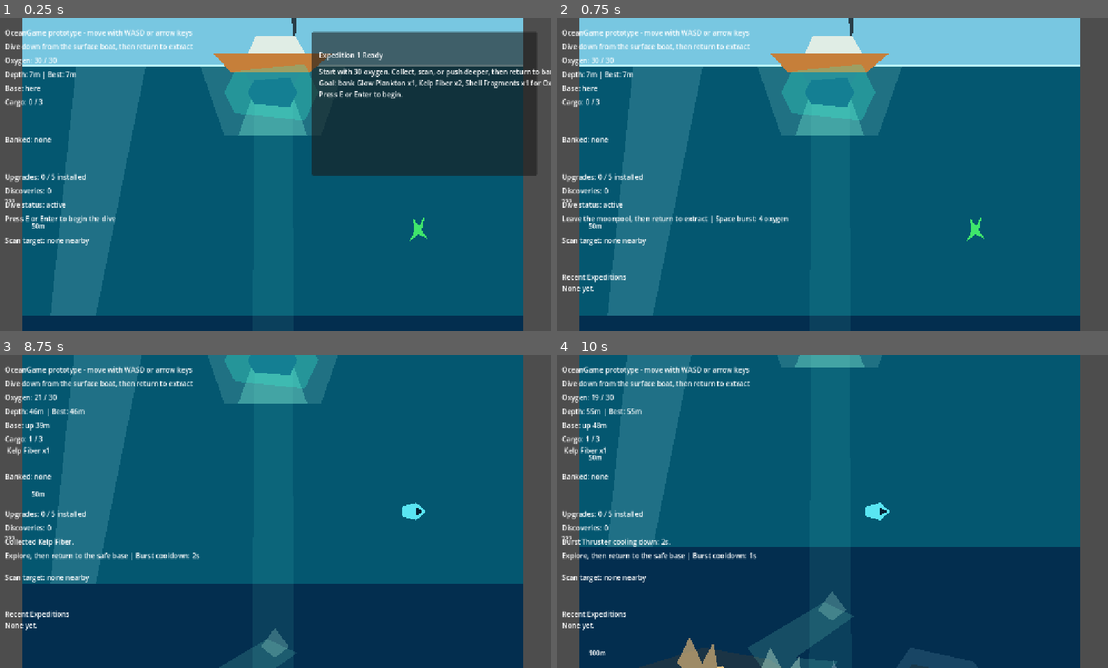
Above: before the commit, frames 1-4 (two rows, left to right).
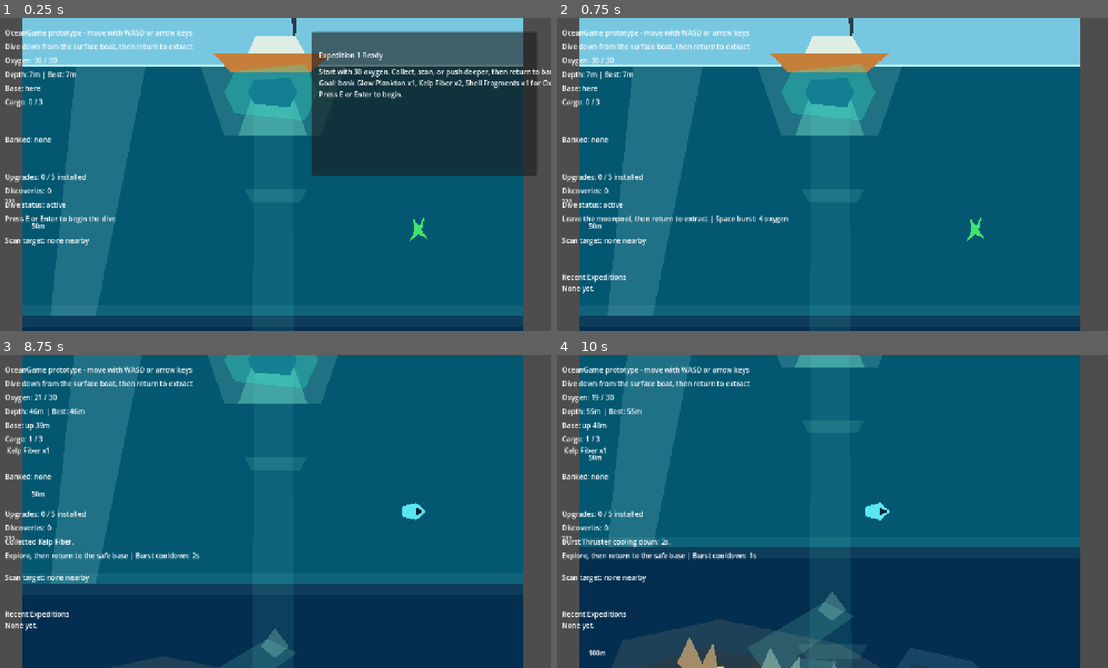
Above: after the commit, the same moments.

Repository: joeypshell/OceanGame
Game: Godot game, scene res://scenes/Main.tscn
Same seed, same stepped clock (60 frames per second), same inputs: the game is played once before the commit and once after it.
Inputs:
- Up to frame 1 (0.25 s): no input
- Up to frame 2 (0.75 s): tap E (interact) at 0.5, 0.6 s; hold D (move_right) from 0.53 s (still down)
- Up to frame 3 (8.75 s): release D (move_right) at 1.28 s; hold S (move_down) 1.28-2.03 s; tap F (scan) every 1.5 s from 1.35 to 7.35 s; hold D (move_right) 2.03-2.78 s; tap E (interact) every 1.5 s from 2.1 to 8.1 s; hold Space (burst_thruster) 2.78-3.53 s; tap R (restart_dive) at 3.5 s; hold A (move_left) 3.53-5.03 s; hold S (move_down) 5.03-5.78 s; hold D (move_right) 5.78-6.53 s; hold Space (burst_thruster) 6.53-7.28 s; hold D (move_right) 7.28-8.03 s; hold S (move_down) from 8.03 s (still down)
- Up to frame 4 (10 s): release S (move_down) at 8.78 s; hold A (move_left) 8.78-9.53 s; tap F (scan) at 8.85 s; hold Space (burst_thruster) from 9.53 s (still down); tap E (interact) at 9.6 s

The runs differ from the first frame. In frame 3, 0.4% of the frame differs, in the area x 20-40%, y 96-100%; in frame 4, 3.0%, in the area x 9-59%, y 84-100%.

Commit message:
Resolve #90 Depth band readability pass

Diff:
--- a/scenes/Main.tscn
+++ b/scenes/Main.tscn
@@ -45,6 +45,18 @@
 offset_bottom = 2320.0
 color = Color(0.006, 0.055, 0.13, 1)
 
+[node name="ShallowMidwaterTransition" type="ColorRect" parent="."]
+offset_top = 736.0
+offset_right = 1280.0
+offset_bottom = 790.0
+color = Color(0.58, 0.9, 0.92, 0.08)
+
+[node name="MidwaterDeepTransition" type="ColorRect" parent="."]
+offset_top = 1430.0
+offset_right = 1280.0
+offset_bottom = 1494.0
+color = Color(0.24, 0.42, 0.74, 0.12)
+
 [node name="SurfaceLine" type="ColorRect" parent="."]
 offset_top = 118.0
 offset_right = 1280.0
@@ -55,6 +67,18 @@
 color = Color(0.38, 1, 0.9, 0.09)
 polygon = PackedVector2Array(594, 124, 690, 124, 704, 2320, 578, 2320)
 
+[node name="BaseReturnRibShallow" type="Polygon2D" parent="."]
+color = Color(0.62, 1, 0.9, 0.12)
+polygon = PackedVector2Array(568, 438, 728, 438, 710, 470, 586, 470)
+
+[node name="BaseReturnRibMidwater" type="Polygon2D" parent="."]
+color = Color(0.62, 1, 0.9, 0.1)
+polygon = PackedVector2Array(558, 1010, 738, 1010, 716, 1046, 580, 1046)
+
+[node name="BaseReturnRibDeep" type="Polygon2D" parent="."]
+color = Color(0.62, 1, 0.9, 0.08)
+polygon = PackedVector2Array(546, 1648, 750, 1648, 724, 1688, 572, 1688)
+
 [node name="SurfaceSafetyGlow" type="Polygon2D" parent="."]
 color = Color(0.72, 1, 0.9, 0.16)
 polygon = PackedVector2Array(454, 120, 826, 120, 764, 300, 516, 300)
@@ -76,6 +100,10 @@
 polygon = PackedVector2Array(850, 1060, 1160, 1120, 1118, 1210, 782, 1168)
 
 [node name="ShellReefPocket" type="Node2D" parent="."]
+
+[node name="LandmarkWash" type="Polygon2D" parent="ShellReefPocket"]
+color = Color(0.84, 0.76, 0.56, 0.13)
+polygon = PackedVector2Array(110, 1000, 360, 946, 664, 1008, 912, 1148, 822, 1278, 492, 1252, 214, 1244, 48, 1158)
 
 [node name="ReefShelf" type="Polygon2D" parent="ShellReefPocket"]
 color = Color(0.18, 0.22, 0.24, 0.58)
Not shown, changed: docs/current/GAMEPLAY.md
Not shown, changed: docs/current/ROADMAP.md
